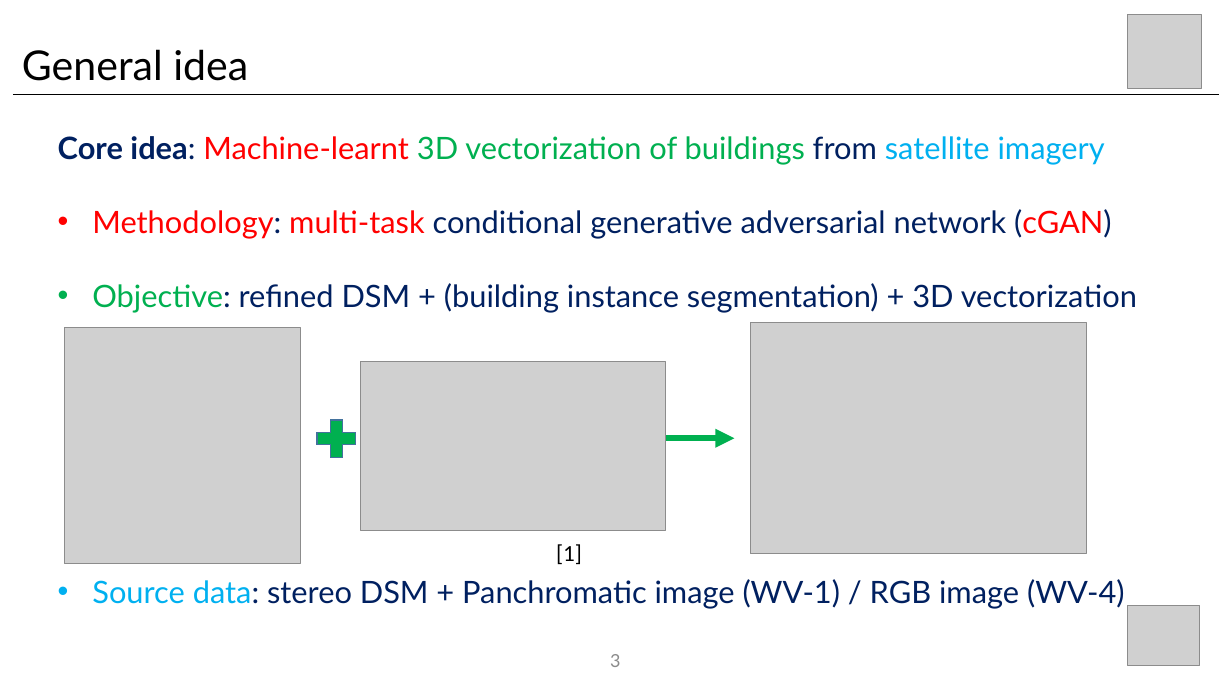
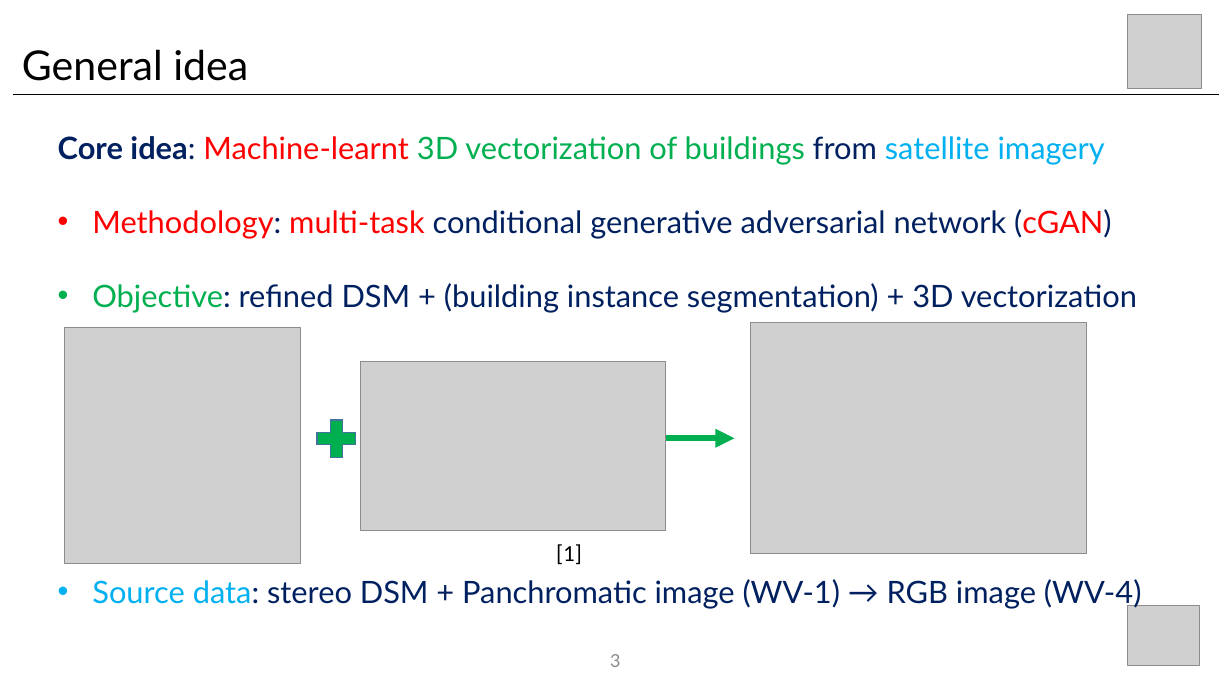
Before and after one commit to wangyi111/Building-Vectorization-3D, a slide deck: slide 3 of assets/reports/20201015_introduction.pptx. Drawn at 1232x693 pixels with LibreOffice and Linux fonts; fonts in the diff are those of the drawing; grey boxes stand for pictures. Boxes give left, top, right and bottom in pixels: in the first picture for what was removed or moved away, otherwise in the second. Text is boxed around its words. In the diff, an @@ line names an element or a change of style, - is before the commit and + after.

```diff
--- a/assets/reports/20201015_introduction.pptx
+++ b/assets/reports/20201015_introduction.pptx
@@ text at [92, 579, 1142, 609]: text changed @@
-• Source data: stereo DSM + Panchromatic image (WV-1) / RGB image (WV-4)
+• Source data: stereo DSM + Panchromatic image (WV-1) → RGB image (WV-4)
```
Also in this commit, not shown: 4 other slides changed, 2 other files.
